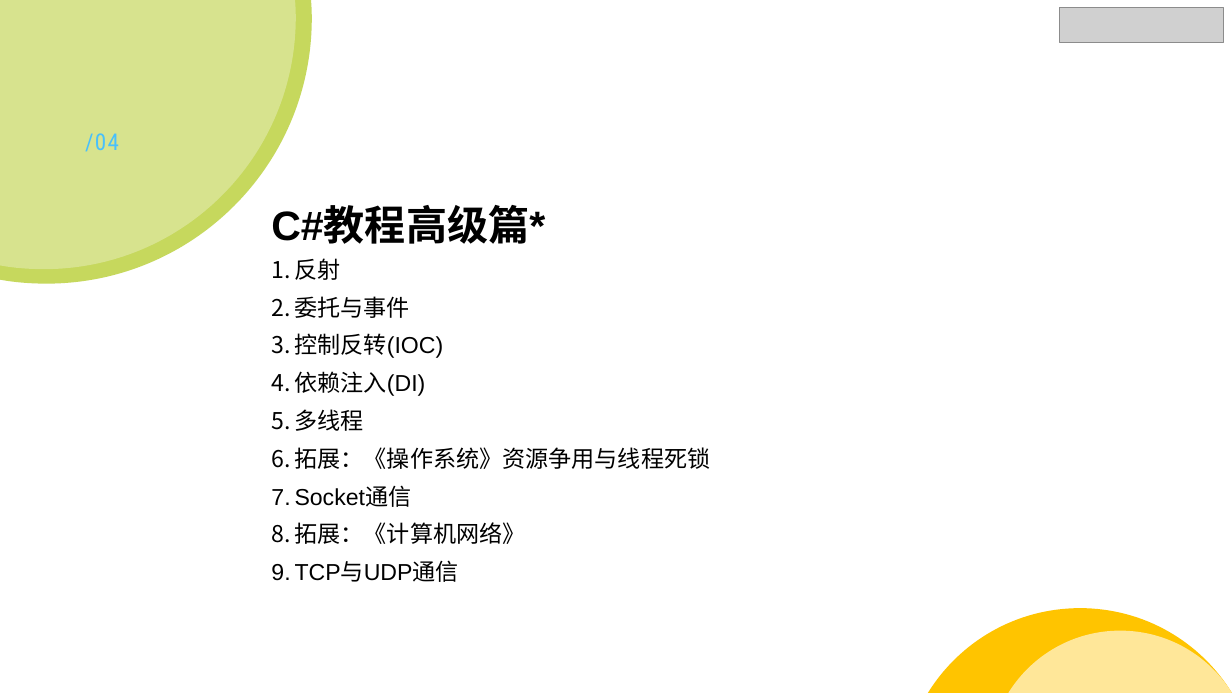
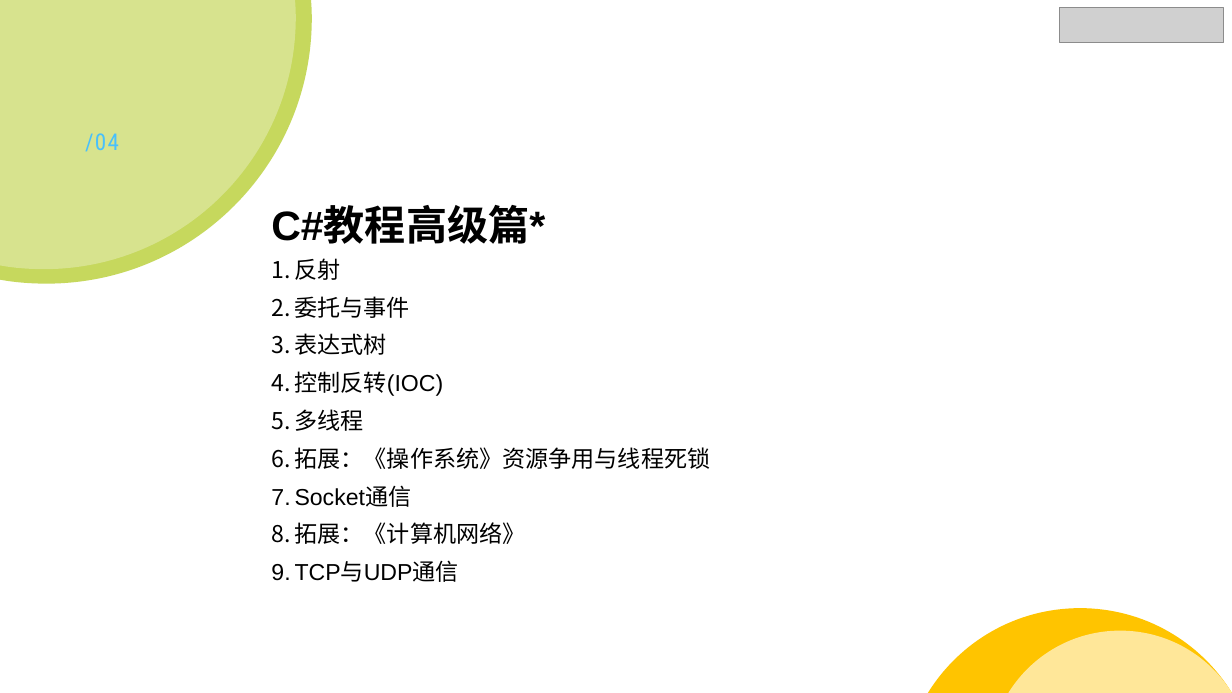
Before and after one commit to StevenEco/.NetCoreGuide, a slide deck: slide 24 of PPT/Microsoft Lesson.pptx. Drawn at 1232x693 pixels with LibreOffice and Linux fonts; fonts in the diff are those of the drawing; grey boxes stand for pictures. Boxes give left, top, right and bottom in pixels: in the first picture for what was removed or moved away, otherwise in the second. Text is boxed around its words. In the diff, an @@ line names an element or a change of style, - is before the commit and + after.

```diff
--- a/PPT/Microsoft Lesson.pptx
+++ b/PPT/Microsoft Lesson.pptx
@@ text at box(295, 333, 387, 355): paragraph added @@
+3. 表达式树
@@ text at box(295, 371, 426, 396): paragraph removed @@
-4. 依赖注入(DI)
```
Also in this commit, not shown: 4 other files.
